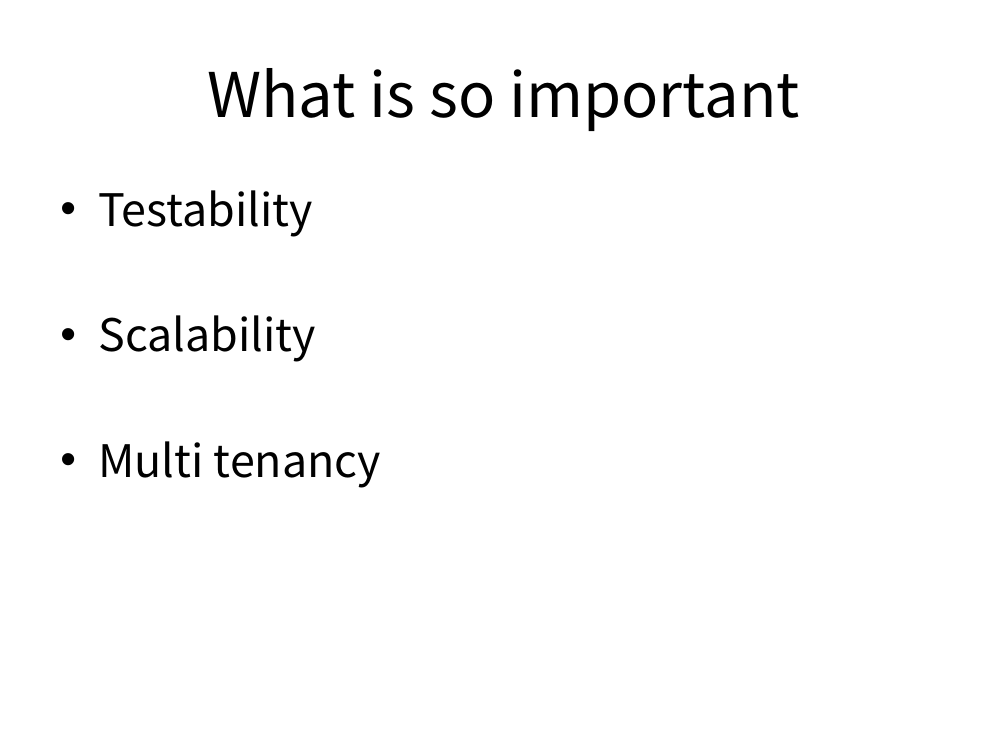
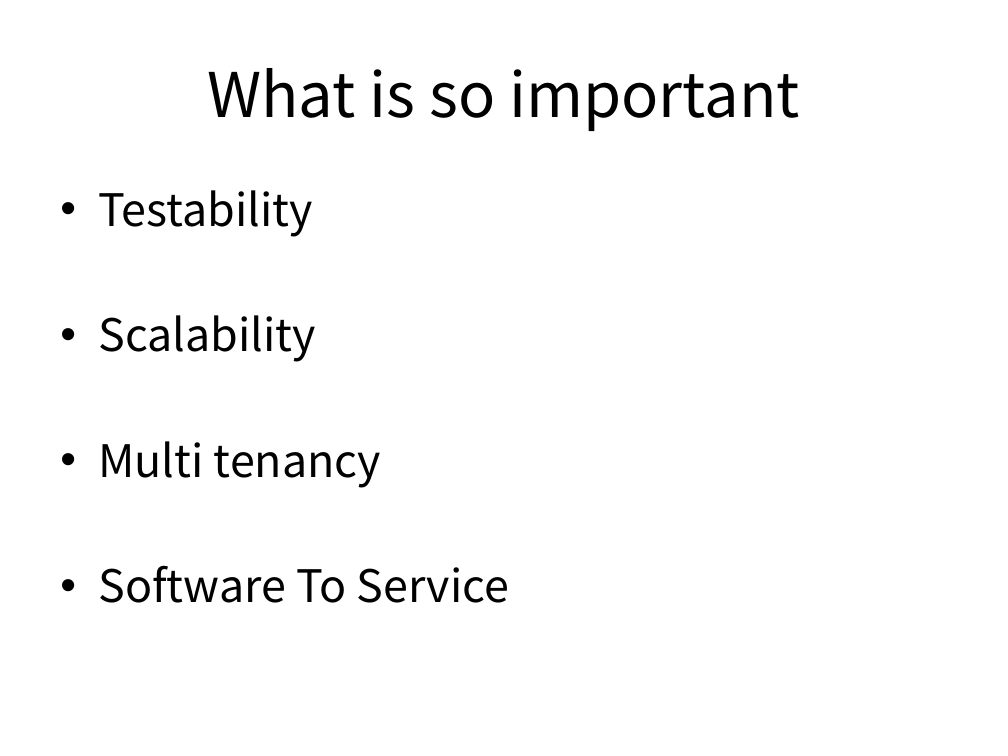
Before and after one commit to bleujin/aradon, a slide deck: slide 6 of resource/docs/ServicePlatformAradon.pptx. Drawn at 1008x756 pixels with LibreOffice and Linux fonts; fonts in the diff are those of the drawing. Boxes give left, top, right and bottom in pixels: in the first picture for what was removed or moved away, otherwise in the second. Text is boxed around its words. In the diff, an @@ line names an element or a change of style, - is before the commit and + after.

```diff
--- a/resource/docs/ServicePlatformAradon.pptx
+++ b/resource/docs/ServicePlatformAradon.pptx
@@ text at [98,565,509,603]: paragraph added @@
+• Software To Service
```
Also in this commit, not shown: 1 slide added, 2 other files.
